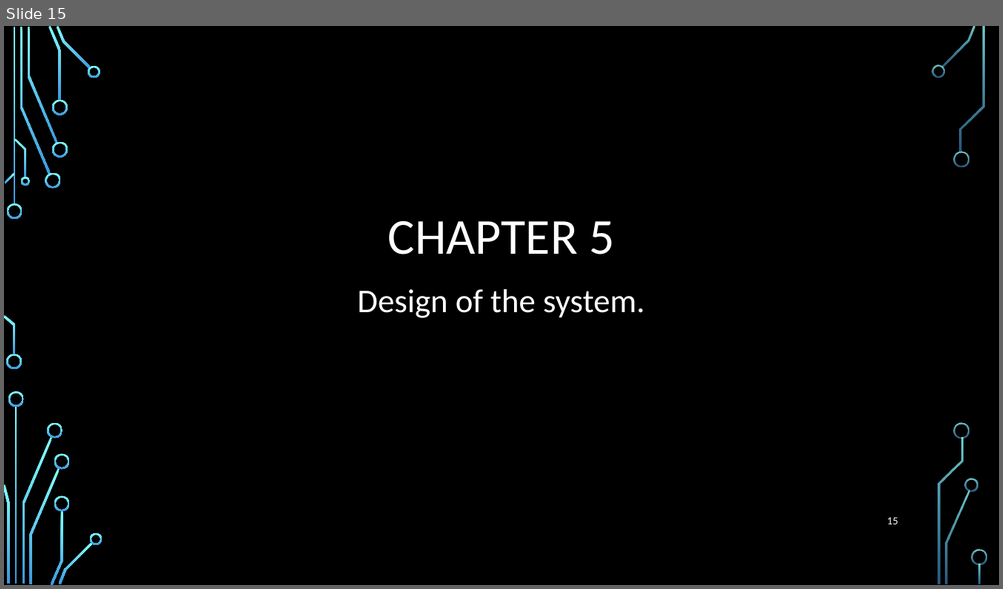
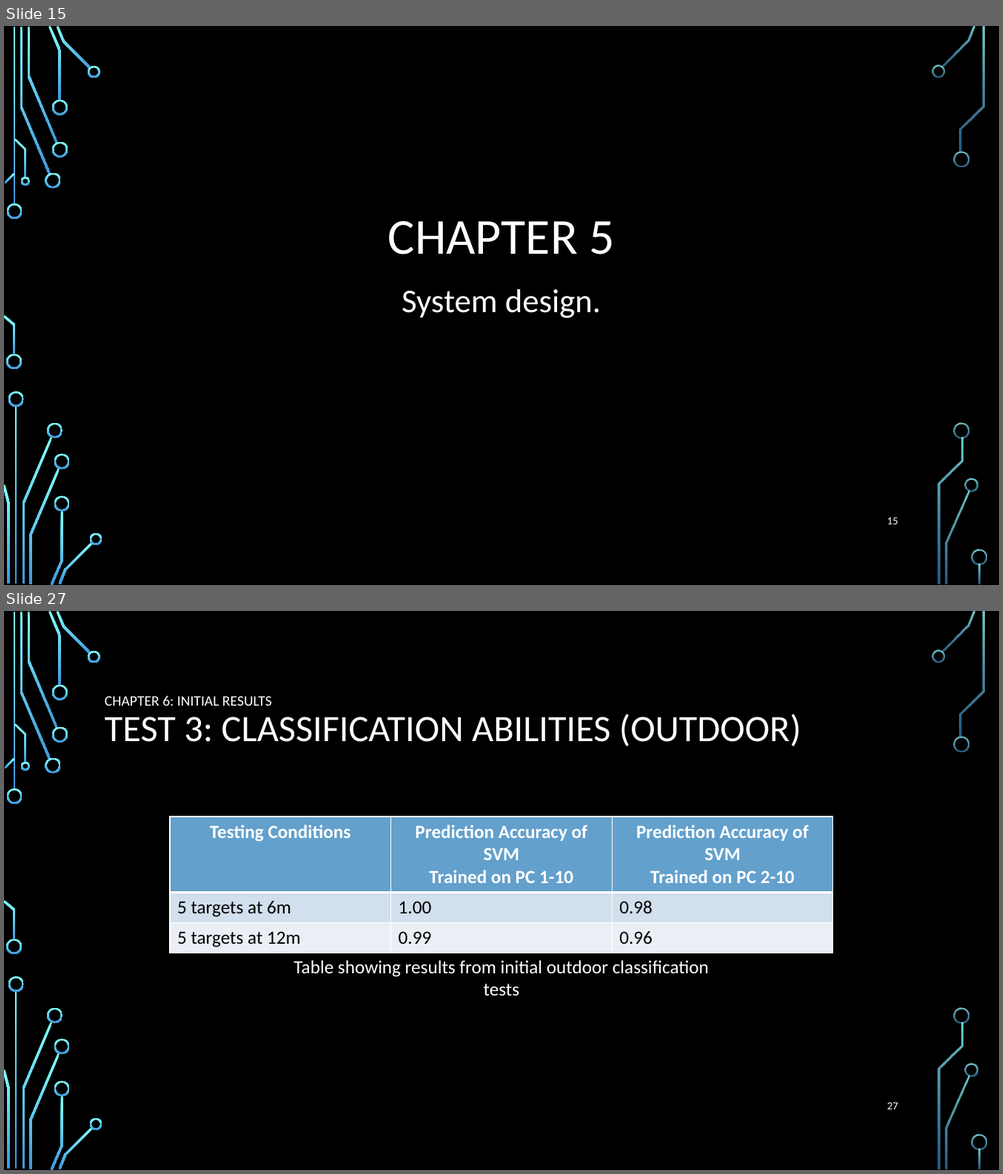
Before and after one commit to roryschram/masters, a slide deck: presentations/SARIG/sarig_rory_schram.pptx. Shown one above the other, each under a label of ours: slide 15 before the commit, slides 15 and 27 after it; the slides between them are not shown. The pictures are 1003x589 and 1003x1174 pixels, drawn with LibreOffice and Linux fonts; fonts in the diff are those of the drawing; background and template pictures are left out. Boxes give left, top, right and bottom in pixels: in the first picture for what was removed or moved away, otherwise in the second. Text is boxed around its words. In the diff, an @@ line names an element or a change of style, - is before the commit and + after.

```diff
--- a/presentations/SARIG/sarig_rory_schram.pptx
+++ b/presentations/SARIG/sarig_rory_schram.pptx
@@ slide 27 added at (4,611,999,1170), background picture (left out); not listed: 36 template elements that a slide beside it also shows @@
@@ title added at (105,695,801,746), 36 pt, text #FFFFFF @@
+CHAPTER 6: INITIAL RESULTS
+TEST 3: CLASSIFICATION ABILITIES (OUTDOOR)
@@ table added at (170,817,832,952), 3 rows, 3 columns @@
+Testing Conditions | Prediction Accuracy of SVM / Trained on PC 1-10 | Prediction Accuracy of SVM / Trained on PC 2-10
+5 targets at 6m | 1.00 | 0.98
+5 targets at 12m | 0.99 | 0.96
@@ text added at (293,960,708,996), 18 pt, text #FFFFFF @@
+Table showing results from initial outdoor classification tests
@@ page number added at (887,1102,898,1110), 10.5 pt, text #FFFFFF @@
+27
@@ slide 15 changed as well @@
@@ text at (401,289,600,318): text changed @@
-Design of the system.
+System design.
```
Also in this commit, not shown: 1 other slide changed, 14 other slides added, 18 slides removed.
